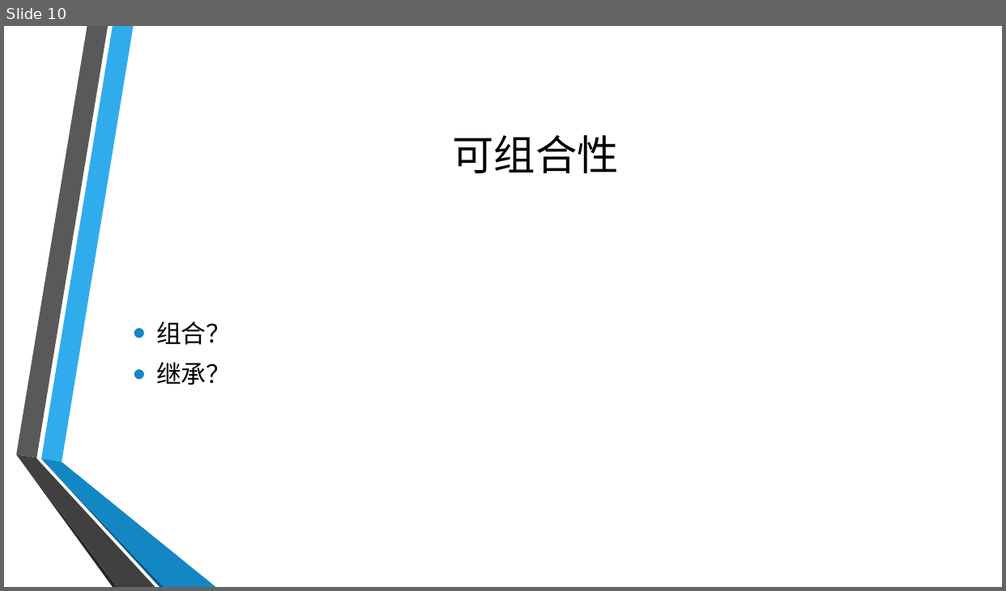
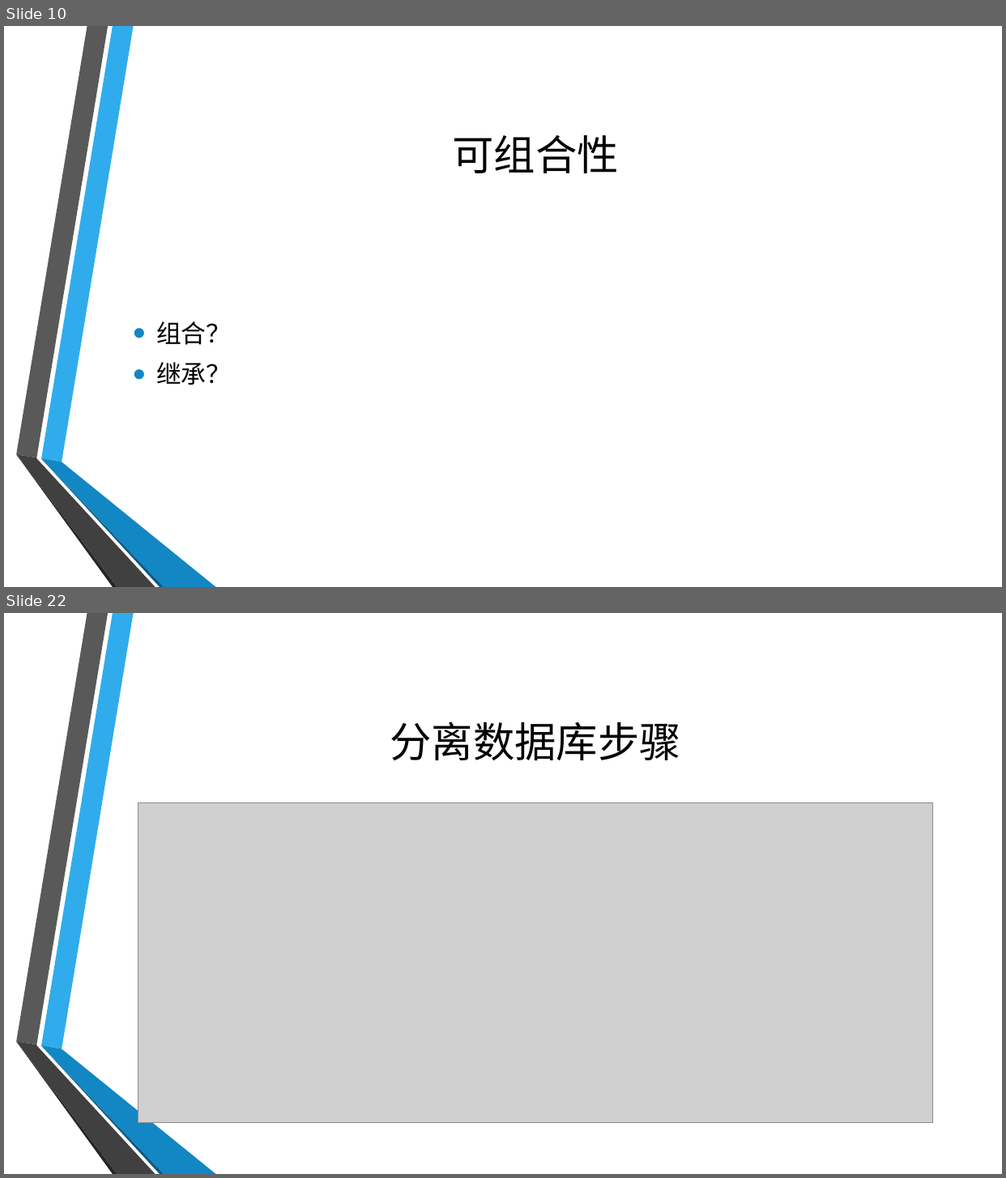
Before and after one commit to GloryXu/spring-cloud, a slide deck: Micro Service.pptx. Shown one above the other, each under a label of ours: slide 10 before the commit, slides 10 and 22 after it; the slides between them are not shown. The pictures are 1006x591 and 1006x1178 pixels, drawn with LibreOffice and Linux fonts; fonts in the diff are those of the drawing; grey boxes stand for pictures; background and template pictures are left out. Boxes give left, top, right and bottom in pixels: in the first picture for what was removed or moved away, otherwise in the second. Text is boxed around its words. In the diff, an @@ line names an element or a change of style, - is before the commit and + after.

```diff
--- a/Micro Service.pptx
+++ b/Micro Service.pptx
@@ slide 22 added at bbox=[4, 613, 1002, 1174], background picture (left out); not listed: 6 template elements that a slide beside it also shows @@
@@ title added at bbox=[390, 722, 681, 760], 40 pt, text #000000 @@
+分离数据库步骤
@@ picture added at bbox=[138, 803, 933, 1122] @@
```
Also in this commit, not shown: 12 other slides added, 2 other files.
